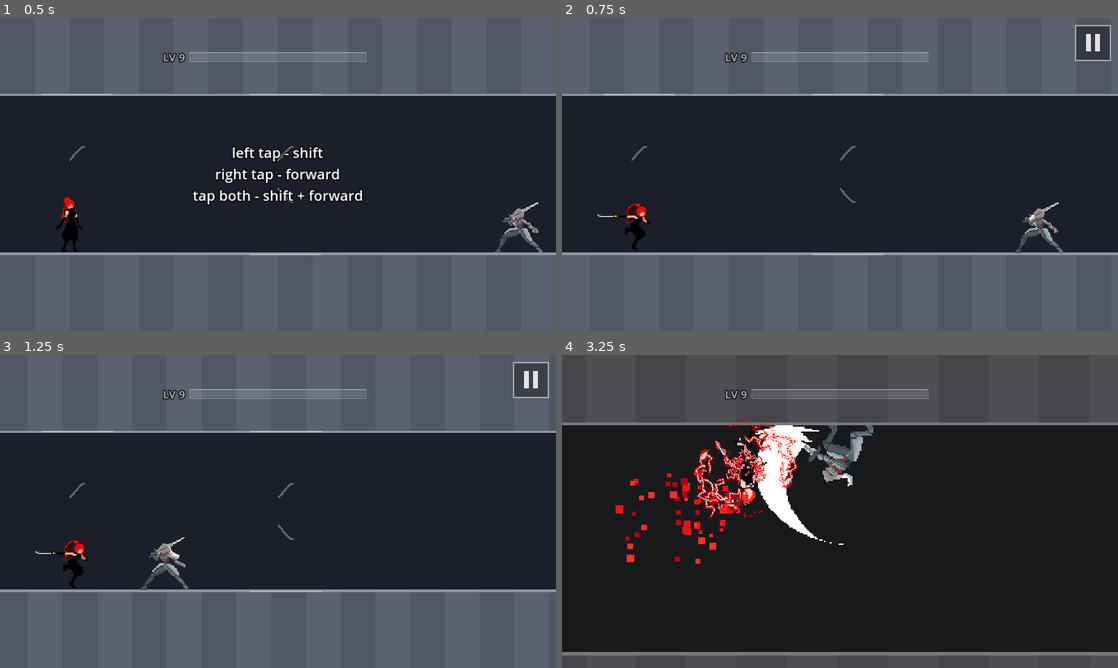
Above: before the commit, frames 1-4 (two rows, left to right).
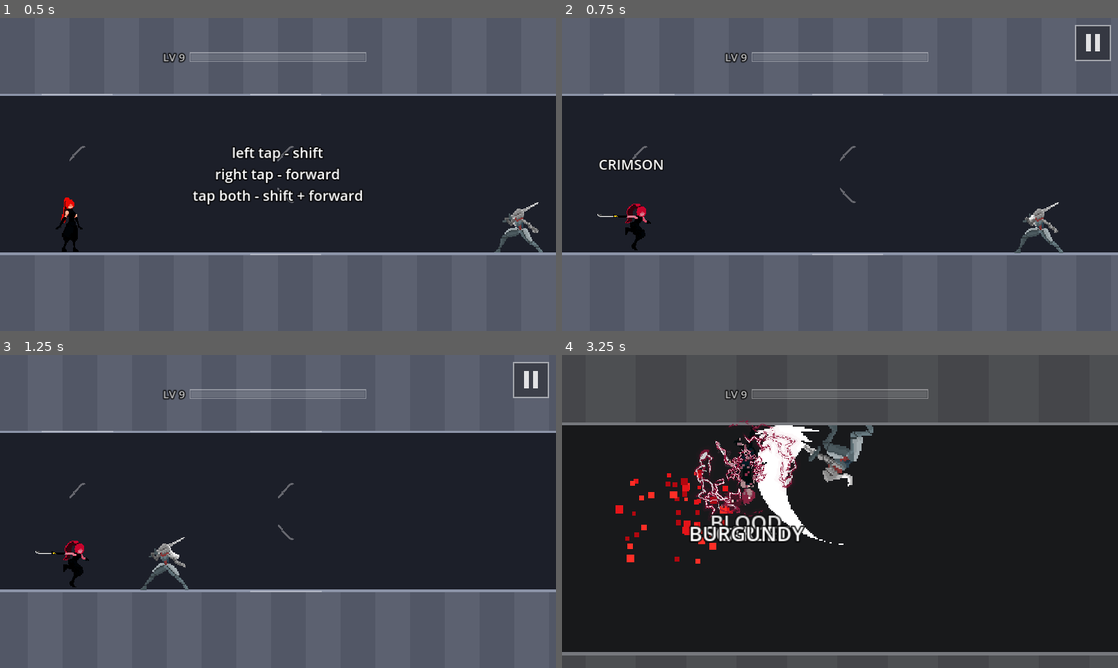
Above: after the commit, the same moments.

Repository: fredsbreads/game-off
Game: Godot game, scene res://scenes/main.tscn
The game is run twice, just before and just after one commit, with the same random seed, the same clock (stepped at 60 frames per second) and the same inputs. Sound files missing from this copy of the repository are replaced by a short silence.
Inputs (mouse positions are in pixels of both pictures, inside the frame that each line leads up to):
- Up to frame 1 (0.5 s): no input
- Up to frame 2 (0.75 s): tap Enter at 0.5 s; move the mouse to (962, 158) at 0.52 s; hold K (tp_forward) from 0.53 s (still down); tap C at 0.6 s; click (962, 158) at 0.67 s
- Up to frame 3 (1.25 s): keep holding K (tp_forward)
- Up to frame 4 (3.25 s): move the mouse to (728, 527) at 1.27 s; release K (tp_forward) at 1.28 s; tap J (tp_vertical) at 1.35 s; tap C at 1.55, 2.1, 3.05 s; move the mouse to (895, 442) at 2.02 s; hold K (tp_forward) from 2.03 s (still down); move the mouse to (812, 574) at 2.77 s; tap Shift at 2.85 s; click (812, 574) at 2.92 s

Frame 1 is identical in both runs. In frame 2, 0.3% of the frame differs, in the area x 6-19%, y 45-66%; in frame 3, less than 0.1%; in frame 4, 2.0%, in the area x 22-44%, y 20-61%.

Commit message:
Her level-10 colour is one setting (Palette.COLOUR, by name); C cycles through all of them in-game

Diff:
--- a/project.godot
+++ b/project.godot
@@ -65,3 +65,15 @@
 "type": "float",
 "value": -1.0
 }
+accent_hue={
+"type": "float",
+"value": 0.045
+}
+accent_sat={
+"type": "float",
+"value": 1.0
+}
+accent_val={
+"type": "float",
+"value": 1.0
+}
--- a/scripts/main.gd
+++ b/scripts/main.gd
@@ -102,7 +102,6 @@
 const FINISHER_PINK_TIME := 0.45   # (a level-up into 10 without the finisher: a quick fade)
 const FINISHER_ZOOM := 0.35
 const FINISHER_SIDE := 2.2          # tiles either side of him she strikes from
-const FINISHER_FLASH := Color(1.0, 0.4, 0.1, 0.55)   # ember, like her new colour
 var _finishing := false
 const CLASH_PAUSE_FACTOR := 1.5    # the freeze after a clash is this much longer
 # A clash gets its moment: both hold still mid-swing for this long (a press
@@ -217,6 +216,7 @@
 	if START_LEVEL > 1:
 		progression.level = START_LEVEL
 		level.level = START_LEVEL
+	Palette.use_colour(Palette.colour_name)   # COLOUR, or the last one picked with C
 	Palette.set_pink(Palette.for_level(progression.level))
 	player.x = START_X
 	level.start_x = START_X
@@ -286,6 +286,10 @@
 	if _is_enemies_key(event):
 		get_viewport().set_input_as_handled()
 		_toggle_enemies()
+		return
+	if Palette.CYCLE_KEY and event is InputEventKey and event.pressed and event.physical_keycode == KEY_C:
+		get_viewport().set_input_as_handled()
+		_cycle_colour()
 		return
 	if state == State.PLAYING and (event.is_action_pressed("pause") or _is_pause_button_press(event)):
 		get_viewport().set_input_as_handled()
@@ -872,16 +876,27 @@
 ## level-up into 10).
 func _finisher_level_up(grade: String) -> void:
 	Palette.set_pink(1.0)
-	hud.flash(FINISHER_FLASH, 0.6)
+	hud.flash(Palette.flash_colour(), 0.6)   # in her new colour
 	cam.shake(0.25, 14.0)
 	var body := Vector2(player.x * Rules.TILE, Rules.body_center_y(player.row))
 	fx.bolt(Fx.Bolt.RING, body, randf() * TAU, Vector2.ONE * 2.2, 12.0)
 	_end_chain(grade)   # the level-up (its jingle, the bar)
 
 
+## Testing colours: the C key switches her level-10 colour to the next one
+## in Palette.COLOURS (shown at once, at any level, with its name).
+func _cycle_colour() -> void:
+	var name := Palette.next_colour()
+	Palette.set_pink(1.0)
+	var above := Vector2(player.x * Rules.TILE, Rules.body_center_y(player.row) - Rules.TILE * 1.8)
+	if player.row == Rules.Row.CEILING:
+		above.y += Rules.TILE * 3.6
+	text_fx.text(above, name.replace("_", " ").to_upper(), 26, Color.WHITE, Rules.RUN_SPEED * Rules.TILE if state == State.PLAYING else 0.0, 1.2)
+
+
 ## Her colour turns from red to pink (level 10), with a flash.
 func _turn_pink() -> void:
-	hud.flash(FINISHER_FLASH, 0.6)
+	hud.flash(Palette.flash_colour(), 0.6)
 	cam.shake(0.25, 14.0)
 	var body := Vector2(player.x * Rules.TILE, Rules.body_center_y(player.row))
 	var from := Palette.pink
--- a/scripts/palette.gd
+++ b/scripts/palette.gd
@@ -1,20 +1,52 @@
 class_name Palette
 extends RefCounted
-## Her colour: red until level 10, then pink. Shaders read it through the
-## `accent_pink` global (shaders/accent.gdshaderinc); colours set in code go
+## Her colour: red until level 10, then COLOUR (below). Shaders read it
+## through globals (shaders/accent.gdshaderinc); colours set in code go
 ## through tint(). Only reds move (whites, greys, the knight's green don't),
 ## and blood is drawn without it, so it stays red.
 
+## >>> Her colour from level 10. Change this to any name in COLOURS. <<<
+const COLOUR := "ember"
+
+## While playing, the C key cycles through every colour here (and shows its
+## name), so they can be compared in the game. Off = false.
+const CYCLE_KEY := true
+
+## [hue 0..1, saturation x, brightness x] (the last two multiply her red's).
+## The names match the mock-up sheets.
+const COLOURS := {
+	"ember": [0.045, 1.0, 1.0],          # red-orange (red sheet D)
+	"crimson": [0.965, 1.0, 0.85],       # red sheet A
+	"blood": [0.995, 1.0, 0.62],         # red sheet B
+	"scarlet": [0.015, 1.0, 1.0],        # red sheet C
+	"burgundy": [0.95, 0.85, 0.55],      # red sheet E
+	"white_hot": [0.0, 0.55, 1.15],      # red sheet F
+	"black_red": [0.99, 1.0, 0.38],      # red sheet G
+	"pink": [0.925, 0.7, 1.09],          # pink sheet A (the first pink)
+	"hot_pink": [0.917, 0.9, 1.0],       # pink sheet B
+	"rose": [0.944, 0.85, 0.85],         # pink sheet C
+	"magenta": [0.883, 0.9, 0.95],       # pink sheet D
+	"raspberry": [0.93, 1.0, 0.8],       # pink sheet E
+	"gold": [0.11, 1.0, 1.0],            # colour sheet 1
+	"yellow": [0.15, 0.9, 1.1],          # colour sheet 2
+	"silver": [0.0, 0.08, 1.15],         # colour sheet 3
+	"ice": [0.52, 0.85, 1.05],           # colour sheet 4
+	"electric_blue": [0.6, 0.95, 1.05],  # colour sheet 5
+	"deep_blue": [0.64, 1.0, 0.8],       # colour sheet 6
+	"violet": [0.75, 0.85, 1.0],         # colour sheet 7
+	"royal_purple": [0.79, 1.0, 0.75],   # colour sheet 8
+	"teal": [0.48, 1.0, 0.75],           # colour sheet 9
+	"void": [0.0, 0.0, 0.45],            # colour sheet 10
+}
+
 const PINK_FROM_LEVEL := 10
-# Ember, red-orange (option D of the red mock-ups; magenta was 0.883, 0.9,
-# 0.95). Keep in step with accent.gdshaderinc.
-const PINK_HUE := 0.045
-const PINK_SAT := 1.0
-const PINK_VAL := 1.0
 const SHADER := preload("res://shaders/accent_sprite.gdshader")
 
-## 0 = red, 1 = pink (in between while it changes over).
+## 0 = red, 1 = her level-10 colour (in between while it changes over).
 static var pink := 0.0
+## The colour in use (COLOUR, or another one picked with the C key).
+static var colour_name := COLOUR
+static var _hsv: Array = COLOURS[COLOUR]
 ## One material for every plain sprite in her colour.
 static var material: ShaderMaterial = null
 
@@ -26,6 +58,30 @@
 	return material
 
 
+## Picks her level-10 colour by name (see COLOURS).
+static func use_colour(name: String) -> void:
+	if not COLOURS.has(name):
+		push_warning("Palette: no colour called '%s', using ember" % name)
+		name = "ember"
+	colour_name = name
+	_hsv = COLOURS[name]
+	RenderingServer.global_shader_parameter_set("accent_hue", float(_hsv[0]))
+	RenderingServer.global_shader_parameter_set("accent_sat", float(_hsv[1]))
+	RenderingServer.global_shader_parameter_set("accent_val", float(_hsv[2]))
+
+
+## The next colour in COLOURS (the C key). Returns its name.
+static func next_colour() -> String:
+	var names := COLOURS.keys()
+	use_colour(names[(names.find(colour_name) + 1) % names.size()])
+	return colour_name
+
+
+## The screen flash when she changes over, in her new colour.
+static func flash_colour() -> Color:
+	return Color.from_hsv(float(_hsv[0]), minf(1.0, 0.8 * float(_hsv[1])), minf(1.0, 0.95 * float(_hsv[2])), 0.55)
+
+
 static func set_pink(value: float) -> void:
 	pink = clampf(value, 0.0, 1.0)
 	RenderingServer.global_shader_parameter_set("accent_pink", pink)
@@ -33,8 +89,8 @@
 
 
 ## The change-over as a sweep: everything right of screen x `at` (0..1) is
-## pink, left of it still red (shaders only; tint() stays red until it's
-## done). Ends with set_pink(1.0).
+## the new colour, left of it still red (shaders only; tint() stays red
+## until it's done). Ends with set_pink(1.0).
 static func sweep_to(at: float) -> void:
 	RenderingServer.global_shader_parameter_set("accent_pink", 1.0)
 	RenderingServer.global_shader_parameter_set("accent_wipe", at)
@@ -50,5 +106,5 @@
 		return c
 	var from_red := minf(c.h, 1.0 - c.h)
 	var w := (1.0 - smoothstep(0.05, 0.11, from_red)) * smoothstep(0.12, 0.3, c.s)
-	var p := Color.from_hsv(PINK_HUE, c.s * PINK_SAT, minf(1.0, c.v * PINK_VAL), c.a)
+	var p := Color.from_hsv(float(_hsv[0]), minf(1.0, c.s * float(_hsv[1])), minf(1.0, c.v * float(_hsv[2])), c.a)
 	return c.lerp(p, w * pink)
Not shown, changed: shaders/accent.gdshaderinc
